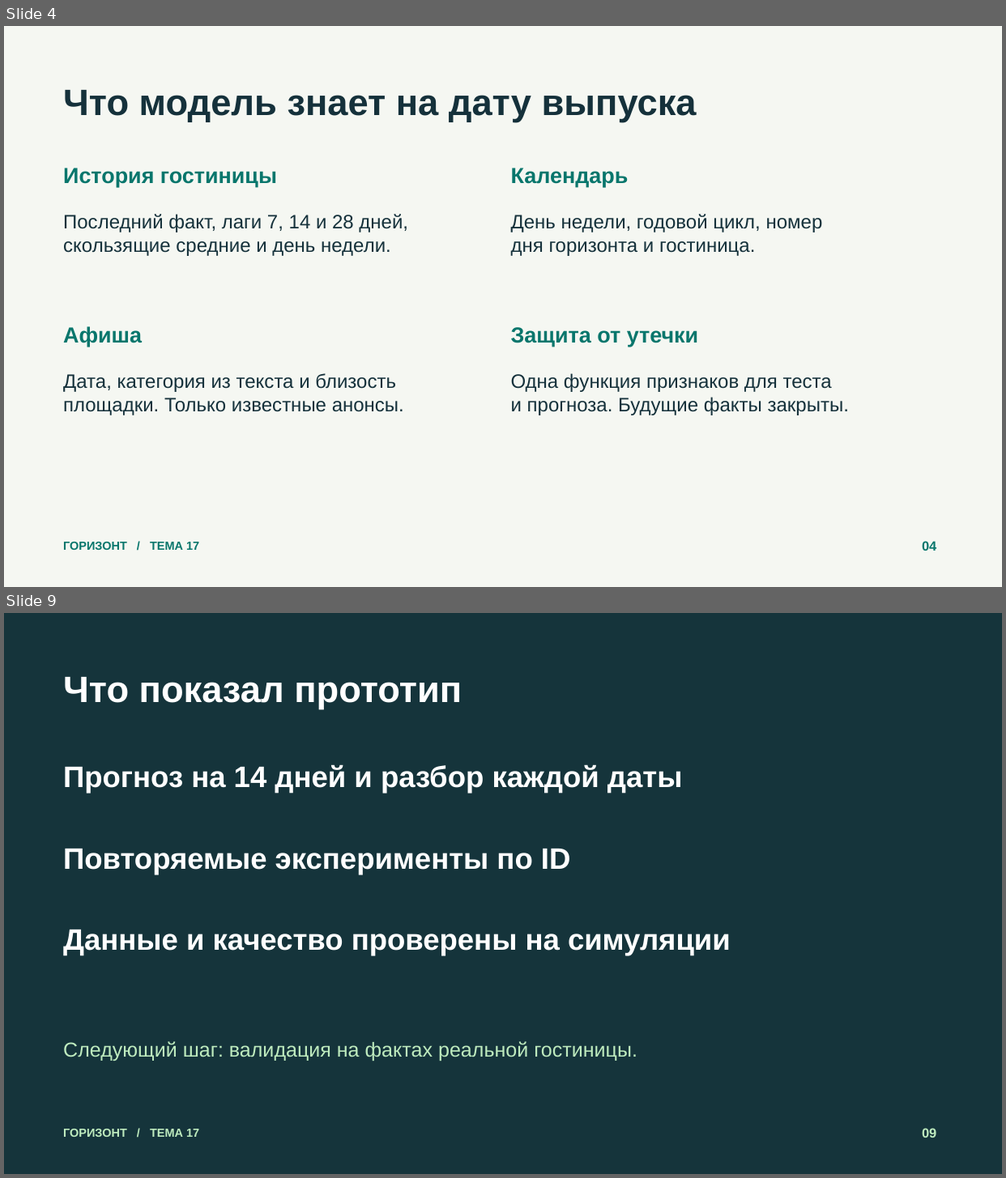
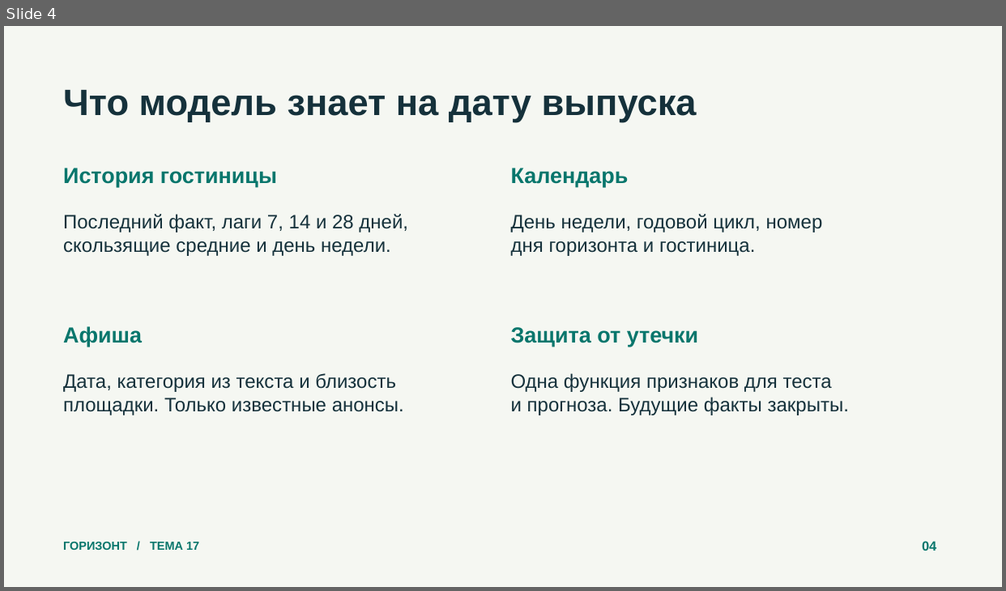
Before and after one commit to ReliqU/HotelForecast, a slide deck: deliverables/Презентация.pptx. Shown one above the other, each under a label of ours: slides 4 and 9 before the commit, slide 4 after it; the slides between them are not shown. The pictures are 1006x1178 and 1006x591 pixels, drawn with LibreOffice and Linux fonts; fonts in the diff are those of the drawing. Boxes give left, top, right and bottom in pixels: in the first picture for what was removed or moved away, otherwise in the second. Text is boxed around its words. In the diff, an @@ line names an element or a change of style, - is before the commit and + after.

```diff
--- a/deliverables/Презентация.pptx
+++ b/deliverables/Презентация.pptx
@@ slide 9 removed at (4,613,1002,1174), background #15343B @@
@@ text removed at (63,677,462,709) @@
-Что показал прототип
@@ text removed at (63,764,683,794) @@
-Прогноз на 14 дней и разбор каждой даты
@@ text removed at (63,849,571,875) @@
-Повторяемые эксперименты по ID
@@ text removed at (63,930,731,956) @@
-Данные и качество проверены на симуляции
@@ text removed at (63,1041,637,1061) @@
-Следующий шаг: валидация на фактах реальной гостиницы.
@@ text removed at (63,1129,199,1137) @@
-ГОРИЗОНТ / ТЕМА 17
@@ text removed at (922,1128,936,1138) @@
-09
```
Also in this commit, not shown: 4 slides changed, 3 slides added, 1 other slide removed, 21 other files.
